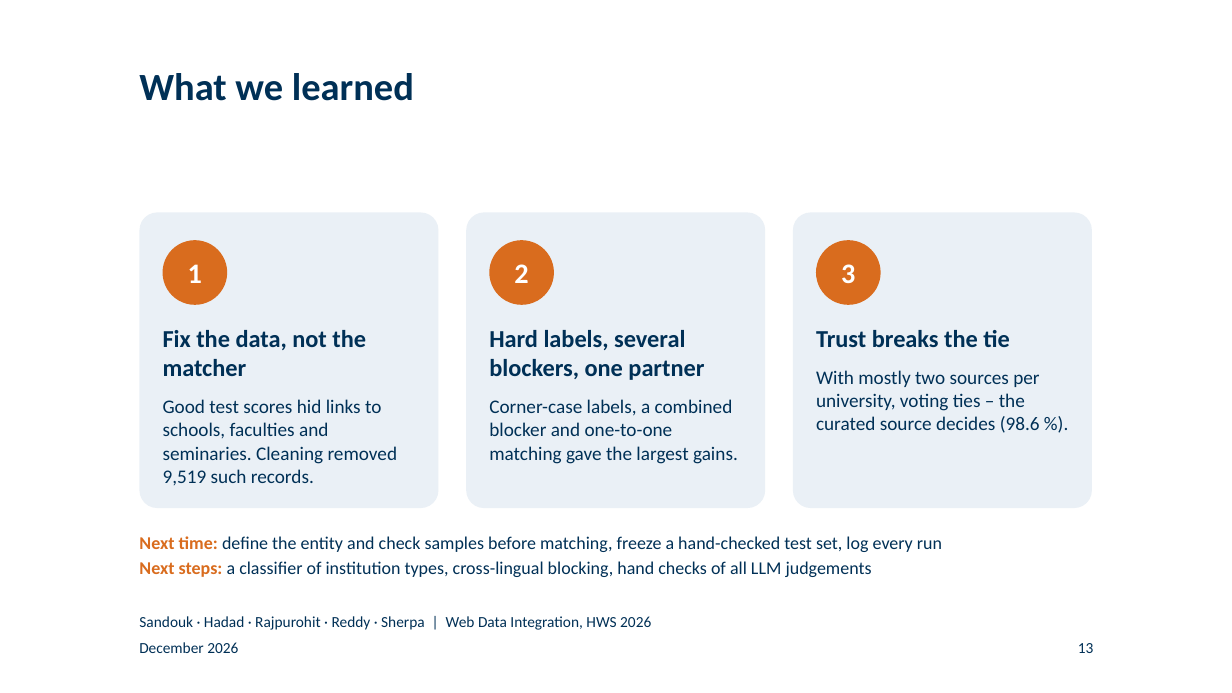
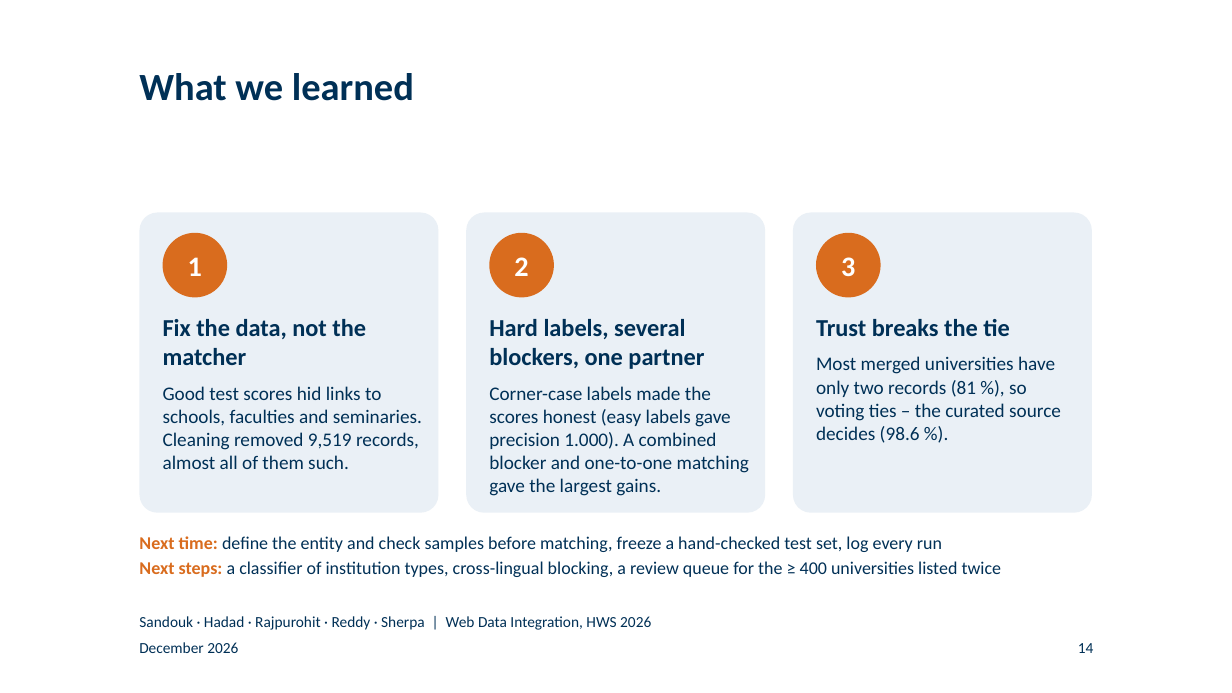
Before and after one commit to BlackSamuron0305/Web-Data-Integration-Project-HWS2026, a slide deck: slide 14 of submission/final-presentation/final_presentation.pptx (slide 13 before the commit). Drawn at 1232x693 pixels with LibreOffice and Linux fonts; fonts in the diff are those of the drawing; background and template pictures are left out. Boxes give left, top, right and bottom in pixels: in the first picture for what was removed or moved away, otherwise in the second. Text is boxed around its words. In the diff, an @@ line names an element or a change of style, - is before the commit and + after.

```diff
--- a/submission/final-presentation/final_presentation.pptx
+++ b/submission/final-presentation/final_presentation.pptx
@@ rounded rectangle: place and size @@
-rounded rectangle at [139, 212, 439, 508]
+rounded rectangle at [139, 212, 439, 513]
@@ rounded rectangle: place and size @@
-rounded rectangle at [466, 212, 766, 508]
+rounded rectangle at [466, 212, 766, 513]
@@ rounded rectangle: place and size @@
-rounded rectangle at [792, 212, 1092, 508]
+rounded rectangle at [792, 212, 1092, 513]
@@ 3 texts, 3 ellipses: place and size @@
-3 texts, 3 ellipses at [163, 240, 880, 305]
+3 texts, 3 ellipses at [163, 233, 880, 297]
@@ text at [163, 319, 366, 365]: less space between paragraphs @@
@@ text "Fix the data, not the ...": place and size @@
-text "Fix the data, not the ..." at [163, 330, 398, 485]
+text "Fix the data, not the ..." at [163, 319, 422, 469]
@@ text at [489, 319, 704, 369]: less space between paragraphs @@
@@ text "Hard labels, several blockers, one ...": place and size @@
-text "Hard labels, several blockers, one ..." at [489, 330, 738, 464]
+text "Hard labels, several blockers, one ..." at [489, 319, 749, 496]
@@ text "Trust breaks the tie": place and size @@
-text "Trust breaks the tie" at [816, 330, 1040, 433]
+text "Trust breaks the tie" at [816, 319, 1061, 443]
@@ text at [816, 319, 1009, 336]: less space between paragraphs @@
@@ text at [816, 356, 1061, 443]: text changed @@
-With mostly two sources per university, voting ties – the curated source decides (98.6 %).
+Most merged universities have only two records (81 %), so voting ties – the curated source decides (98.6 %).
@@ text at [163, 386, 422, 469]: text changed @@
-Good test scores hid links to schools, faculties and seminaries. Cleaning removed 9,519 such records.
+Good test scores hid links to schools, faculties and seminaries. Cleaning removed 9,519 records, almost all of them such.
@@ text at [489, 386, 749, 496]: text changed @@
-Corner-case labels, a combined blocker and one-to-one matching gave the largest gains.
+Corner-case labels made the scores honest (easy labels gave precision 1.000). A combined blocker and one-to-one matching gave the largest gains.
@@ text at [139, 561, 1002, 577]: text changed @@
-Next steps: a classifier of institution types, cross-lingual blocking, hand checks of all LLM judgements
+Next steps: a classifier of institution types, cross-lingual blocking, a review queue for the ≥ 400 universities listed twice
@@ page number at [1078, 643, 1094, 653]: text changed @@
-13
+14
```
Also in this commit, not shown: 15 other slides changed, 1 slide added, 16 other files.
